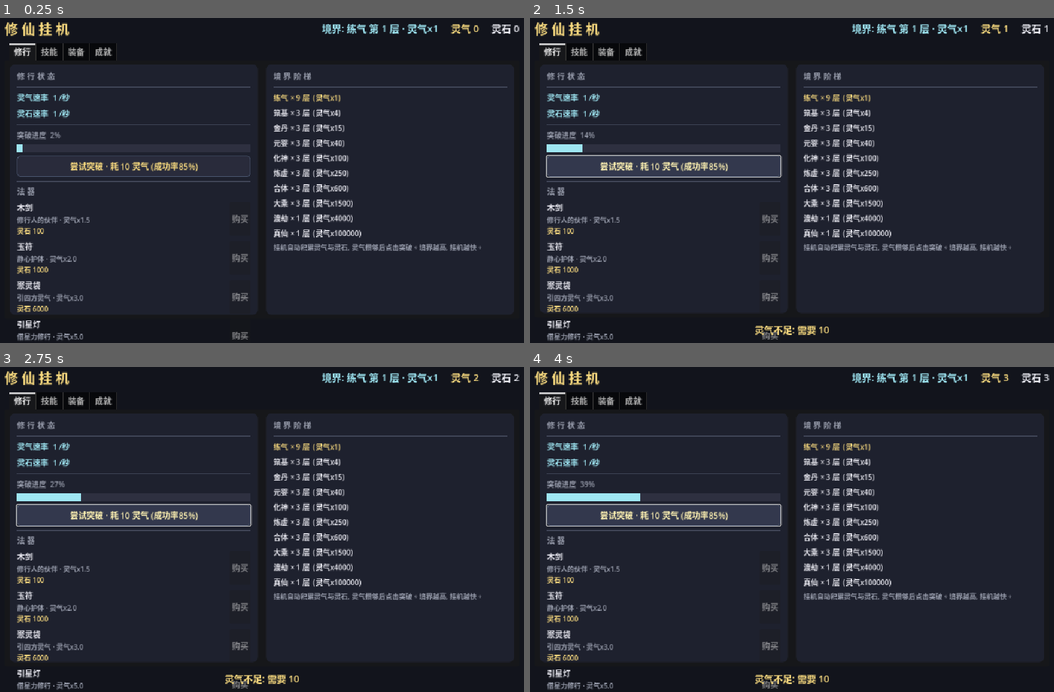
Above: before the commit, frames 1-4 (two rows, left to right).
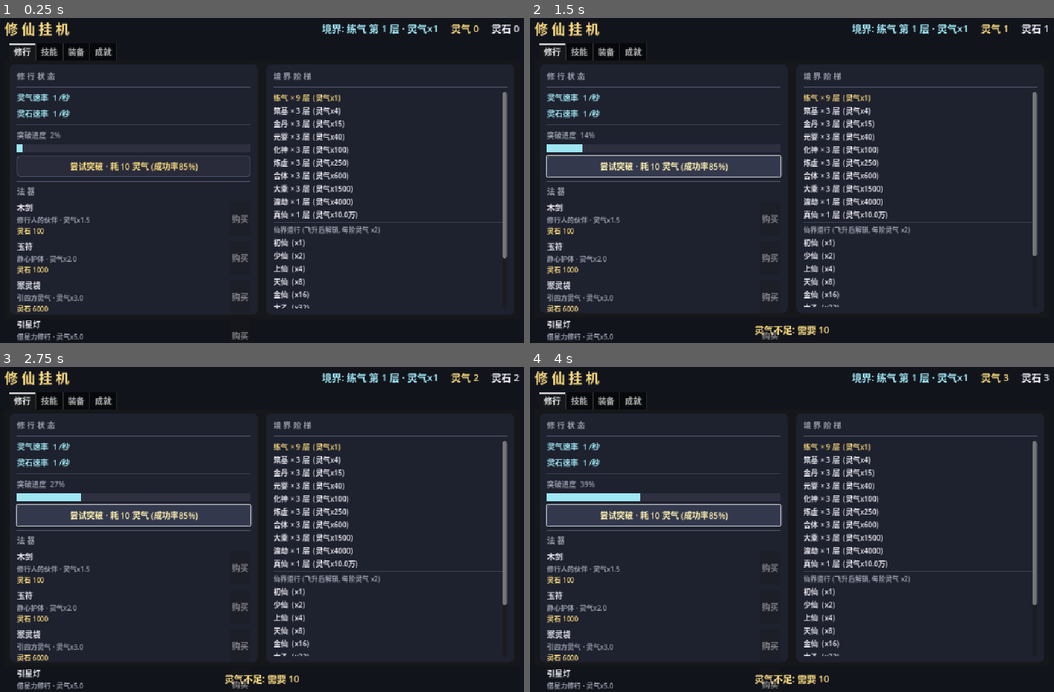
Above: after the commit, the same moments.

Repository: playerss/xiuxian-idle-godot
Game: Godot game, scene res://scenes/main.tscn
Two runs of this game, one before a commit and one after it. Both use one fixed random seed, a clock stepped at 60 frames per second and the inputs below.
Inputs:
- Up to frame 1 (0.25 s): no input
- Up to frame 2 (1.5 s): click "尝试突破 · 耗 10 灵气 (成功率85%)" at 0.5 s; click "尝试突破 · 耗 10 灵气 (成功率85%)" at 1.25 s
- Up to frame 3 (2.75 s): click "尝试突破 · 耗 10 灵气 (成功率85%)" at 2 s
- Up to frame 4 (4 s): tap Enter at 3.5 s

The runs differ from the first frame. In frame 1, 4.4% of the frame differs, in the area x 52-97%, y 22-90%; in frame 2, 4.3%; in frame 3, 4.3%; in frame 4, 4.3%.

Commit message:
feat(打磨-10): 飞升后道行玩法 — 真仙境 9 阶段(初仙→道祖)每阶灵气 x2, 道行精进(突破按钮复用)耗 1e9~1.1e13 每阶x8 成功率 90%→66%, 境界阶梯页加仙界道行列表(可滚动), 离线收益飞升后计道行, 新增成就 dao_zuzi(共17), fmt 扩展 万/亿/兆/京/垓, 存档 dao/dao_level 字段; 自测 164 项全过, 主场景 headless 0 错误

Diff:
--- a/data/achievements.json
+++ b/data/achievements.json
@@ -79,6 +79,11 @@
       "id": "rich_100k",
       "name": "灵石满堂",
       "desc": "持有灵石达 10 万"
+    },
+    {
+      "id": "dao_zuzi",
+      "name": "道祖",
+      "desc": "道行精进至道祖境"
     }
   ]
 }
--- a/scripts/game_data.gd
+++ b/scripts/game_data.gd
@@ -25,6 +25,12 @@
 # 各境界的灵气速率倍率 (飞升后 x10 万, 仙凡两隔!)
 const QI_MULT := [1.0, 4.0, 15.0, 40.0, 100.0, 250.0, 600.0, 1500.0, 4000.0, 100000.0]
 
+# 打磨-10: 飞升后道行 — 真仙境 9 阶段, 每阶灵气速率 x2, 道行精进 (突破) 消耗道行
+const IMMORTAL_REALMS := ["初仙", "少仙", "上仙", "天仙", "金仙", "太乙", "大罗", "混元", "道祖"]
+const IMMORTAL_STAGE_MULT := 2.0   # 道行每阶灵气倍率
+const DAO_BREAK_BASE := 1.0e9      # 道行精进基础消耗 (初仙→少仙)
+const DAO_BREAK_GROWTH := 8.0      # 每阶消耗倍率 (长线挂机目标)
+
 # 法器 (用灵石购买, 永久提升灵气速率)
 # 打磨-4: 性价比曲线调平 + 补全真仙境 (渡劫/真仙), 每件在当前境界约 1~8 分钟灵石可购
 const ITEMS := [
@@ -74,6 +80,8 @@
 var owned_eq: Array[String] = []   # 已拥有装备 id
 var equipped: Dictionary = {}      # 部位 slot -> 装备 id
 var ascended := false       # 是否已飞升
+var dao := 0.0              # 道行 (飞升后挂机资源, 打磨-10)
+var dao_level := 0          # 道行阶段 0..8 (0=初仙, 8=道祖, 打磨-10)
 var ach_done: Array[String] = []   # 已解锁成就 id (打磨-6)
 var offline_msg := ""       # 离线收益提示
 var last_break_result := 0  # 上次突破: 0=未触发 1=成功 2=失败 3=飞升
@@ -88,10 +96,12 @@
 	load_game()
 
 func _process(delta: float) -> void:
-	# 挂机自动积累
-	if not ascended:
+	# 挂机自动积累 (飞升后: 道行替代灵气, 打磨-10)
+	if ascended:
+		dao += qi_per_sec() * delta
+	else:
 		essence += qi_per_sec() * delta
-		stones += stone_per_sec() * delta
+	stones += stone_per_sec() * delta
 	# 神通冷却
 	for id in _active_cd.keys():
 		_active_cd[id] = maxf(0.0, _active_cd[id] - delta)
@@ -171,15 +181,19 @@
 			total += float(e.get(eff, 0.0))
 	return total
 
+# 打磨-10: 道行阶段倍率 (飞升后每阶 x2)
+func immortal_mult() -> float:
+	return pow(IMMORTAL_STAGE_MULT, dao_level) if ascended else 1.0
+
 func qi_per_sec() -> float:
-	return QI_MULT[realm_idx] * item_boost() * (1.0 + passive_bonus("qi_mult") + passive_bonus("all_mult") + equip_bonus("qi_mult"))
+	return QI_MULT[realm_idx] * immortal_mult() * item_boost() * (1.0 + passive_bonus("qi_mult") + passive_bonus("all_mult") + equip_bonus("qi_mult"))
 
 func stone_per_sec() -> float:
 	return 1.0 * QI_MULT[realm_idx] * (1.0 + passive_bonus("stone_mult") + passive_bonus("all_mult") + equip_bonus("stone_mult"))
 
 # 灵气倍率构成 (顶栏展示用: 境界基础 / 功法与装备加成)
 func qi_mult_realm() -> float:
-	return QI_MULT[realm_idx]
+	return QI_MULT[realm_idx] * immortal_mult()
 
 func qi_mult_skill_equip() -> float:
 	return 1.0 + passive_bonus("qi_mult") + passive_bonus("all_mult") + equip_bonus("qi_mult")
@@ -221,6 +235,8 @@
 			return owned_eq.size() >= 10
 		"rich_100k":
 			return stones >= 100000.0
+		"dao_zuzi":
+			return ascended and dao_level >= IMMORTAL_REALMS.size() - 1
 		_:
 			var need: int = ACH_REALM_IDX.get(id, -1)
 			return need >= 0 and realm_idx >= need
@@ -258,6 +274,10 @@
 			return "%d/10" % mini(owned_eq.size(), 10)
 		"rich_100k":
 			return "%d/100000" % int(minf(stones, 100000.0))
+		"dao_zuzi":
+			if not ascended:
+				return "飞升后, 道行精进至道祖境"
+			return "道行精进中: 当前 %s / 目标 道祖" % IMMORTAL_REALMS[dao_level]
 		_:
 			var need: int = ACH_REALM_IDX.get(id, -1)
 			if need >= 0:
@@ -447,6 +467,42 @@
 				return "灵石不足: 需要 %s" % fmt(it["cost"])
 	return "未找到该法器"
 
+# ================= 打磨-10: 道行 (飞升后目标) =================
+
+func dao_break_cost() -> float:
+	return DAO_BREAK_BASE * pow(DAO_BREAK_GROWTH, dao_level)
+
+func dao_break_chance() -> float:
+	return clampf(0.90 - 0.03 * dao_level + passive_bonus("bt_chance") + equip_bonus("bt_chance"), 0.05, 0.99)
+
+# 飞升后点击突破按钮 -> 道行精进; roll 可注入 [0,1) 确定性测试
+func try_dao_break(roll: float = -1.0) -> String:
+	last_break_result = 0
+	if not ascended:
+		return "飞升后方可修炼道行"
+	if dao_level >= IMMORTAL_REALMS.size() - 1:
+		return "已至道祖, 道法自然 ♪"
+	var cost := dao_break_cost()
+	if dao < cost:
+		return "道行不足: 需要 %s" % fmt(cost)
+	dao -= cost
+	if roll < 0.0:
+		roll = randf()
+	if roll < dao_break_chance():
+		dao_level += 1
+		last_break_result = 4
+		break_seq += 1
+		return "道行精进! 当前境界: %s·%s" % [realm_name(), IMMORTAL_REALMS[dao_level]]
+	last_break_result = 2
+	break_seq += 1
+	return "道行精进失败… 道心不稳, 静修再来!"
+
+# 境界展示 (顶栏): 未飞升 "练气 第 1 层" / 飞升后 "真仙·初仙 (已飞升)"
+func realm_display() -> String:
+	if not ascended:
+		return "%s %s" % [realm_name(), layer_name()]
+	return "真仙·%s (已飞升)" % IMMORTAL_REALMS[dao_level]
+
 # ================= 存档 =================
 
 func save_game() -> void:
@@ -461,6 +517,8 @@
 		"equipped": equipped,
 		"ach_done": ach_done,
 		"ascended": ascended,
+		"dao": dao,
+		"dao_level": dao_level,
 		"ts": int(Time.get_unix_time_from_system()),
 	}
 	var f := FileAccess.open(SAVE_PATH, FileAccess.WRITE)
@@ -481,6 +539,8 @@
 	essence = float(parsed.get("essence", 0.0))
 	stones = float(parsed.get("stones", 0.0))
 	ascended = bool(parsed.get("ascended", false))
+	dao = float(parsed.get("dao", 0.0))
+	dao_level = clampi(int(parsed.get("dao_level", 0)), 0, IMMORTAL_REALMS.size() - 1)
 	owned = _str_array(parsed.get("owned", []))
 	learned = _str_array(parsed.get("skills", []))
 	owned_eq = _str_array(parsed.get("eq_owned", []))
@@ -496,14 +556,19 @@
 	var ts := int(parsed.get("ts", 0))
 	if ts > 0:
 		var elapsed := clampf(Time.get_unix_time_from_system() - float(ts), 0.0, OFFLINE_CAP_SEC)
-		if elapsed > 60.0 and not ascended:
+		if elapsed > 60.0:
 			var rate := offline_rate()
-			var ge := qi_per_sec() * elapsed * rate
+			var gq := qi_per_sec() * elapsed * rate
 			var gs := stone_per_sec() * elapsed * rate
-			essence += ge
 			stones += gs
-			offline_msg = "离线 %s, 效率%0.0f%%, 收获灵气 %s, 灵石 %s" % [
-				fmt_time(elapsed), rate * 100.0, fmt(ge), fmt(gs)]
+			if ascended:
+				dao += gq
+				offline_msg = "离线 %s, 效率%0.0f%%, 收获道行 %s, 灵石 %s" % [
+					fmt_time(elapsed), rate * 100.0, fmt(gq), fmt(gs)]
+			else:
+				essence += gq
+				offline_msg = "离线 %s, 效率%0.0f%%, 收获灵气 %s, 灵石 %s" % [
+					fmt_time(elapsed), rate * 100.0, fmt(gq), fmt(gs)]
 
 func _str_array(v) -> Array[String]:
 	var out: Array[String] = []
@@ -525,14 +590,22 @@
 
 func breakthrough_progress() -> float:
 	if ascended:
-		return 100.0
+		if dao_level >= IMMORTAL_REALMS.size() - 1:
+			return 100.0
+		return clampf(dao / dao_break_cost() * 100.0, 0.0, 100.0)
 	return clampf(essence / breakthrough_cost() * 100.0, 0.0, 100.0)
 
 func fmt(v: float) -> String:
-	if v >= 100000000.0:
-		return "%.1f亿" % (v / 100000000.0)
-	if v >= 10000.0:
-		return "%.1f万" % (v / 10000.0)
+	if v >= 1e20:
+		return "%.1f垓" % (v / 1e20)
+	if v >= 1e16:
+		return "%.1f京" % (v / 1e16)
+	if v >= 1e12:
+		return "%.1f兆" % (v / 1e12)
+	if v >= 1e8:
+		return "%.1f亿" % (v / 1e8)
+	if v >= 1e4:
+		return "%.1f万" % (v / 1e4)
 	return str(int(v))
 
 func fmt_time(sec: float) -> String:
--- a/scripts/main.gd
+++ b/scripts/main.gd
@@ -182,17 +182,32 @@
 	for it in GameData.ITEMS:
 		_add_shop_row(it)
 
-	# 右: 境界阶梯
+	# 右: 境界阶梯 (打磨-10: 含仙界道行阶梯, 可滚动)
 	var right := _add_panel(wrap)
 	right.add_child(_label("境 界 阶 梯", 15, DIM))
 	right.add_child(_sep())
+	var rscroll := ScrollContainer.new()
+	rscroll.size_flags_vertical = Control.SIZE_EXPAND_FILL
+	rscroll.horizontal_scroll_mode = ScrollContainer.SCROLL_MODE_DISABLED
+	right.add_child(rscroll)
+	var rbox := VBoxContainer.new()
+	rbox.size_flags_horizontal = Control.SIZE_EXPAND_FILL
+	rbox.add_theme_constant_override("separation", 4)
+	rscroll.add_child(rbox)
 	for i in GameData.REALMS.size():
 		var r: Dictionary = GameData.REALMS[i]
 		var name_c := GOLD if i == GameData.realm_idx else WHITEISH
-		right.add_child(_label("%s × %d 层  (灵气x%.0f)" % [r["name"], r["layers"], GameData.QI_MULT[i]], 14, name_c))
-	var hint := _label("挂机自动积累灵气与灵石, 灵气攒够后点击突破。境界越高, 挂机越快。", 13, DIM)
+		rbox.add_child(_label("%s × %d 层  (灵气x%s)" % [r["name"], r["layers"], GameData.fmt(GameData.QI_MULT[i])], 14, name_c))
+	# 仙界道行 (飞升后解锁, 每阶灵气 x2)
+	rbox.add_child(_sep())
+	rbox.add_child(_label("仙界道行 (飞升后解锁, 每阶灵气 x%d)" % int(GameData.IMMORTAL_STAGE_MULT), 13, DIM))
+	for i in GameData.IMMORTAL_REALMS.size():
+		var nm: String = GameData.IMMORTAL_REALMS[i]
+		var hi_c := GameData.ascended and i == GameData.dao_level
+		rbox.add_child(_label("%s  (x%.0f)" % [nm, pow(2.0, float(i))], 14, GOLD if hi_c else WHITEISH))
+	var hint := _label("挂机自动积累灵气与灵石, 灵气攒够后点击突破。境界越高, 挂机越快。\n飞升后改修道行: 道行每阶灵气 x2, 直至道祖。", 13, DIM)
 	hint.autowrap_mode = TextServer.AUTOWRAP_WORD_SMART
-	right.add_child(hint)
+	rbox.add_child(hint)
 
 
 func _add_shop_row(it: Dictionary) -> void:
@@ -465,24 +480,30 @@
 func _refresh() -> void:
 	var g := GameData
 	var realm_mult := g.qi_mult_realm()
-	_realm_label.text = "境界: %s %s · 灵气x%s" % [g.realm_name(), g.layer_name(), g.fmt(realm_mult)]
-	# tooltip: 倍率构成 (境界基础 / 功法装备 / 法器), 仅在数值变化时刷新
-	var tip := "境界灵气倍率 x%s  |  功法/装备 x%.2f  |  法器 x%.1f  |  当前灵气速率 %s/秒" % [
-		g.fmt(realm_mult), g.qi_mult_skill_equip(), g.item_boost(), g.fmt(g.qi_per_sec())]
+	_realm_label.text = "境界: %s · 灵气x%s" % [g.realm_display(), g.fmt(realm_mult)]
+	# tooltip: 倍率构成 (境界基础含道行 / 功法装备 / 法器 / 道行), 仅在数值变化时刷新
+	var tip := "境界灵气倍率 x%s  |  功法/装备 x%.2f  |  法器 x%.1f  |  道行 x%.0f  |  当前速率 %s/秒" % [
+		g.fmt(realm_mult), g.qi_mult_skill_equip(), g.item_boost(), g.immortal_mult(), g.fmt(g.qi_per_sec())]
 	if tip != _realm_tip:
 		_realm_tip = tip
 		_realm_label.tooltip_text = tip
 	_essence_label.text = "灵气 %s" % g.fmt(g.essence)
 	_stones_label.text = "灵石 %s" % g.fmt(g.stones)
-	_qi_label.text = "灵气速率  %s /秒" % g.fmt(g.qi_per_sec())
+	var rate_txt := g.fmt(g.qi_per_sec())
+	_qi_label.text = ("道行速率  %s /秒" if g.ascended else "灵气速率  %s /秒") % rate_txt
 	_stone_rate_label.text = "灵石速率  %s /秒" % g.fmt(g.stone_per_sec())
-	_progress_label.text = "突破进度  %d%%" % int(g.breakthrough_progress())
+	_progress_label.text = ("道行进度  %d%%" if g.ascended else "突破进度  %d%%") % int(g.breakthrough_progress())
 	_bar_fill.size = Vector2(_bar_bg.size.x * g.breakthrough_progress() / 100.0, _bar_bg.size.y)
 	if g.ascended:
-		_break_btn.text = "已飞升真仙 · 仙凡两隔 ♪"
-		_break_btn.disabled = true
+		if g.dao_level >= g.IMMORTAL_REALMS.size() - 1:
+			_break_btn.text = "已至道祖 · 道法自然 ♪"
+			_break_btn.disabled = true
+		else:
+			_break_btn.text = "修炼道行 · 耗 %s 道行 (成功率%0.0f%%)" % [g.fmt(g.dao_break_cost()), g.dao_break_chance() * 100.0]
+			_break_btn.disabled = false
 	else:
 		_break_btn.text = "尝试突破 · 耗 %s 灵气 (成功率%0.0f%%)" % [g.fmt(g.breakthrough_cost()), g.breakthrough_chance() * 100.0]
+		_break_btn.disabled = false
 	# 法器
 	for id in _shop_rows:
 		var btn: Button = _shop_rows[id]
@@ -585,8 +606,8 @@
 		var pt: String = g.ach_progress(id)
 		if pl2.text != pt:
 			pl2.text = pt
-	# 突破闪烁: 事件序号变化时触发 (成功绿闪 / 失败红闪)
-	if not g.ascended and g.break_seq != _break_flash_seq:
+	# 突破/道行精进闪烁: 事件序号变化时触发 (成功绿闪 / 失败红闪, 打磨-10)
+	if g.break_seq != _break_flash_seq:
 		_break_flash_seq = g.break_seq
 		_break_flash(int(g.last_break_result))
 
@@ -622,7 +643,8 @@
 # ---------- 事件 ----------
 
 func _on_break() -> void:
-	var msg := GameData.try_breakthrough()
+	# 飞升后同一按钮用于道行精进 (打磨-10)
+	var msg := GameData.try_dao_break() if GameData.ascended else GameData.try_breakthrough()
 	_show_msg(msg)
 	_float_break()
 
@@ -664,6 +686,9 @@
 		3:
 			_float_label.text = "☀ 飞升真仙! 仙凡两隔 ☀"
 			_float_label.add_theme_color_override("font_color", GOLD)
+		4:
+			_float_label.text = "✦ 道行精进! ✦"
+			_float_label.add_theme_color_override("font_color", Color(0.55, 0.95, 0.55))
 		_:
 			_float_label.text = "✖ 突破失败… ✖"
 			_float_label.add_theme_color_override("font_color", Color(1.0, 0.45, 0.4))
@@ -680,7 +705,7 @@
 func _break_flash(result: int) -> void:
 	if _break_btn == null or _break_btn.disabled:
 		return
-	var col := Color(0.3, 0.9, 0.3) if result == 1 else Color(1.0, 0.4, 0.35)
+	var col := Color(0.3, 0.9, 0.3) if (result == 1 or result == 4) else Color(1.0, 0.4, 0.35)
 	var sb := StyleBoxFlat.new()
 	sb.bg_color = Color(col.r * 0.22, col.g * 0.22, col.b * 0.22, 1.0)
 	sb.border_color = col
--- a/scripts/selftest.gd
+++ b/scripts/selftest.gd
@@ -208,7 +208,7 @@
 	g.ascended = false
 	g._ach_acc = -86400.0   # 冻结节流, 避免 _process 并发解锁干扰自测确定性 (测试仅数秒)
 	check(g.ach_ids.size() >= 10, "成就数量>=10 (实际 %d)" % g.ach_ids.size())
-	check(g.ach_by_id.has("ascend_immortal") and g.ach_by_id.has("first_break") and g.ach_by_id.has("skill_10"), "成就定义齐全 (ascend/first_break/skill_10)")
+	check(g.ach_by_id.has("ascend_immortal") and g.ach_by_id.has("first_break") and g.ach_by_id.has("skill_10") and g.ach_by_id.has("dao_zuzi"), "成就定义齐全 (ascend/first_break/skill_10/dao_zuzi)")
 	var got0: Array[String] = g.check_achievements()
 	check(got0.is_empty(), "初始状态无成就解锁")
 	# first_break: 首次成功突破
@@ -278,9 +278,9 @@
 	g.realm_idx = 8
 	var got10: Array[String] = g.check_achievements()
 	check(got10.has("realm_dujie") and got10.has("realm_dacheng"), "渡劫解锁 realm_dujie/realm_dacheng: " + str(got10))
-	# 已解锁数 = 已触发的全部 (境界里程碑 8 + 飞升 + 玩法 7 = 16 全解锁)
+	# 已解锁数 = 飞升前全部可解锁成就 (境界里程碑 8 + 飞升 + 玩法 7 = 16/17, dao_zuzi 需飞升后道祖)
 	g.check_achievements()
-	check(g.ach_done.size() == g.ach_ids.size(), "16 成就全部解锁 (实际 %d/%d)" % [g.ach_done.size(), g.ach_ids.size()])
+	check(g.ach_done.size() == g.ach_ids.size() - 1, "飞升前 16/17 成就解锁 (实际 %d/%d)" % [g.ach_done.size(), g.ach_ids.size()])
 	g.realm_idx = 0
 	g.layer = 1
 	# 成就存档往返: 部分解锁后存/读档
@@ -331,12 +331,74 @@
 	var bst: String = g.bonus_summary_text()
 	check(bst.find("灵气 x") >= 0 and bst.find("法器 x") >= 0 and bst.find("离线") >= 0, "bonus_summary_text 含灵气/离线/法器段 (实际: %s)" % bst)
 
+	# ---------- 打磨-10: 飞升后道行 (真仙境 9 阶, 每阶灵气 x2) ----------
+	check(g.fmt(1.5e8) == "1.5亿", "fmt 亿 (实际 %s)" % g.fmt(1.5e8))
+	check(g.fmt(1.0e12) == "1.0兆", "fmt 兆 (实际 %s)" % g.fmt(1.0e12))
+	check(g.fmt(2.56e20) == "2.6垓", "fmt 垓 (实际 %s)" % g.fmt(2.56e20))
+	check(g.try_dao_break(0.01).find("飞升后方可") >= 0, "未飞升不可修炼道行")
+	check(g.immortal_mult() == 1.0, "未飞升道行倍率 x1")
+	# 飞升 + 道行倍率
+	g.ascended = true
+	check(g.immortal_mult() == 1.0, "飞升初仙 道行倍率 x1")
+	var qi_pre: float = g.qi_per_sec()
+	g.dao_level = 1
+	check(absf(g.qi_per_sec() / qi_pre - 2.0) < 1e-9, "道行每阶灵气 x2 (实际 x%.3f)" % (g.qi_per_sec() / qi_pre))
+	g.realm_idx = 9
+	check(absf(g.qi_mult_realm() - g.QI_MULT[9] * 2.0) < 1e-6, "qi_mult_realm 含道行倍率 (真仙 x2, 实际 %s)" % g.fmt(g.qi_mult_realm()))
+	g.dao_level = 0
+	check(g.realm_display() == "真仙·初仙 (已飞升)", "realm_display 飞升后 (实际 %s)" % g.realm_display())
+	g.ascended = false
+	g.realm_idx = 0
+	check(g.realm_display() == "练气 第 1 层", "realm_display 未飞升 (实际 %s)" % g.realm_display())
+	# 道行精进: 不足 / 成功 / 失败
+	g.ascended = true
+	var dseq0: int = g.break_seq
+	g.dao = g.dao_break_cost() * 0.5
+	check(g.try_dao_break(0.01).find("道行不足") >= 0, "道行不足被拒")
+	check(g.dao == g.dao_break_cost() * 0.5, "道行不足不扣道行")
+	g.dao = g.dao_break_cost() + 1.0
+	var db_ok: String = g.try_dao_break(0.01)
+	check(db_ok.find("道行精进!") >= 0, "注入 roll=0.01 道行精进成功: " + db_ok)
+	check(g.dao_level == 1, "道行阶段 +1")
+	check(g.last_break_result == 4, "道行精进 last_break_result==4")
+	check(g.break_seq == dseq0 + 1, "道行精进 break_seq +1")
+	g.dao = g.dao_break_cost() + 1.0
+	var db_fail: String = g.try_dao_break(0.999)
+	check(db_fail.find("道行精进失败") >= 0, "注入 roll=0.999 道行精进失败: " + db_fail)
+	check(g.dao_level == 1, "失败后阶段不变")
+	check(g.last_break_result == 2, "失败 last_break_result==2")
+	check(g.dao_break_chance() >= 0.05 and g.dao_break_chance() <= 0.99, "道行成功率受控 5%%~99%% (实际 %0.0f%%)" % (g.dao_break_chance() * 100.0))
+	# 飞升后进度条 = 道行比例
+	g.dao = g.dao_break_cost() * 0.5
+	check(absf(g.breakthrough_progress() - 50.0) < 1e-6, "飞升后进度=道行比例 (实际 %s)" % g.breakthrough_progress())
+	# 封顶: 道祖
+	g.dao_level = g.IMMORTAL_REALMS.size() - 1
+	check(g.try_dao_break(0.01).find("道祖") >= 0, "道祖封顶提示 (实际: %s)" % g.try_dao_break(0.01))
+	check(g.breakthrough_progress() == 100.0, "道祖进度 100%")
+	check(g.ach_progress("dao_zuzi").find("道行精进中") >= 0, "ach_progress dao_zuzi 道行中 (实际 %s)" % g.ach_progress("dao_zuzi"))
+	var got11: Array[String] = g.check_achievements()
+	check(got11.has("dao_zuzi"), "道祖解锁 dao_zuzi: " + str(got11))
+	g.ach_done.erase("dao_zuzi")
+	g.dao_level = 0
+	g.ascended = false
+	check(g.ach_progress("dao_zuzi") == "飞升后, 道行精进至道祖境", "ach_progress dao_zuzi 未飞升 (实际 %s)" % g.ach_progress("dao_zuzi"))
+	# 道行消耗梯度 (每阶 x8)
+	var dc0: float = g.dao_break_cost()
+	check(dc0 > 0.0, "道行基础消耗>0")
+	for i in 8:
+		var nxt: float = dc0 * g.DAO_BREAK_GROWTH
+		check(nxt > dc0, "道行消耗第%d阶上升" % i)
+		dc0 = nxt
+
 	# ---------- 存档往返 ----------
-	# 全购法器后灵石近 0, 补充灵石再存档 (验证恢复逻辑)
+	# 全购法器后灵石近 0, 补充灵石/道行再存档 (验证恢复逻辑)
 	g.stones = 123456.0
+	g.dao = 12345.678
+	g.dao_level = 2
 	g.save_game()
 	var saved := _save_json()
 	check(saved.has("skills") and saved.has("eq_owned") and saved.has("equipped"), "存档包含 skills/eq_owned/equipped 字段")
+	check(saved.has("dao") and saved.has("dao_level"), "存档包含 dao/dao_level 字段 (打磨-10)")
 	check(saved.has("ach_done"), "存档包含 ach_done 字段")
 	check(saved.get("realm_idx", -1) == g.realm_idx, "存档 realm_idx 一致")
 	check(saved.get("essence", -1.0) == g.essence, "存档 essence 一致")
@@ -354,6 +416,8 @@
 	check(str(g.equipped.get("weapon", "")) == eq_id, "读档恢复穿戴")
 	check(g.ach_done.has("first_break"), "读档恢复已解锁成就")
 	check(g.stones > 0.0, "读档恢复灵石")
+	check(absf(g.dao - 12345.678) < 1e-6, "读档恢复道行 (打磨-10, 实际 %s)" % g.fmt(g.dao))
+	check(g.dao_level == 2, "读档恢复道行阶段 (打磨-10)")
 	# 旧档兼容: 缺新字段
 	var f := FileAccess.open(g.SAVE_PATH, FileAccess.WRITE)
 	f.store_string(JSON.stringify({"realm_idx": 1, "layer": 2, "essence": 5.0, "stones": 7.0}))
@@ -369,6 +433,36 @@
 	check(g.ach_done.is_empty(), "旧档缺 ach_done 默认空")
 	check(g.stones == 7.0, "旧档灵石读取")
 
+	# ---------- 打磨-10: 离线道行 (飞升后离线收益计入道行) ----------
+	g.ascended = true
+	g.dao_level = 0
+	g.dao = 0.0
+	g.essence = 0.0
+	g.stones = 0.0
+	g.realm_idx = 9
+	g.layer = 1
+	g.owned.clear()
+	g.learned.clear()
+	g.owned_eq.clear()
+	g.equipped.clear()
+	g.save_game()
+	# 存档 ts 回拨 2 小时, 模拟离线
+	var of := FileAccess.open(g.SAVE_PATH, FileAccess.READ)
+	var ov: Variant = JSON.parse_string(of.get_as_text())
+	of.close()
+	var od: Dictionary = ov
+	od["ts"] = int(Time.get_unix_time_from_system()) - 7200
+	var ofw := FileAccess.open(g.SAVE_PATH, FileAccess.WRITE)
+	ofw.store_string(JSON.stringify(od))
+	ofw.close()
+	g.essence = 0.0
+	g.dao = 0.0
+	g.load_game()
+	# 纯挂机速率 = QI_MULT[9] = 1e5 (无加成), 离线效率 50%, 2h → 3.6e8
+	check(g.dao >= 3.5e8 and g.dao <= 3.7e8, "离线道行 ≈ 3.6e8 (实际 %s)" % g.fmt(g.dao))
+	check(g.essence == 0.0, "飞升后离线不涨灵气")
+	check(g.offline_msg.find("道行") >= 0, "离线提示含道行 (实际 %s)" % g.offline_msg)
+
 	# ---------- 汇报 ----------
 	print("")
 	if _fail.is_empty():
Not shown, changed: PROJECT_PLAN.md
Not shown, changed: README.md
Not shown, changed: scripts/gen_data.py
